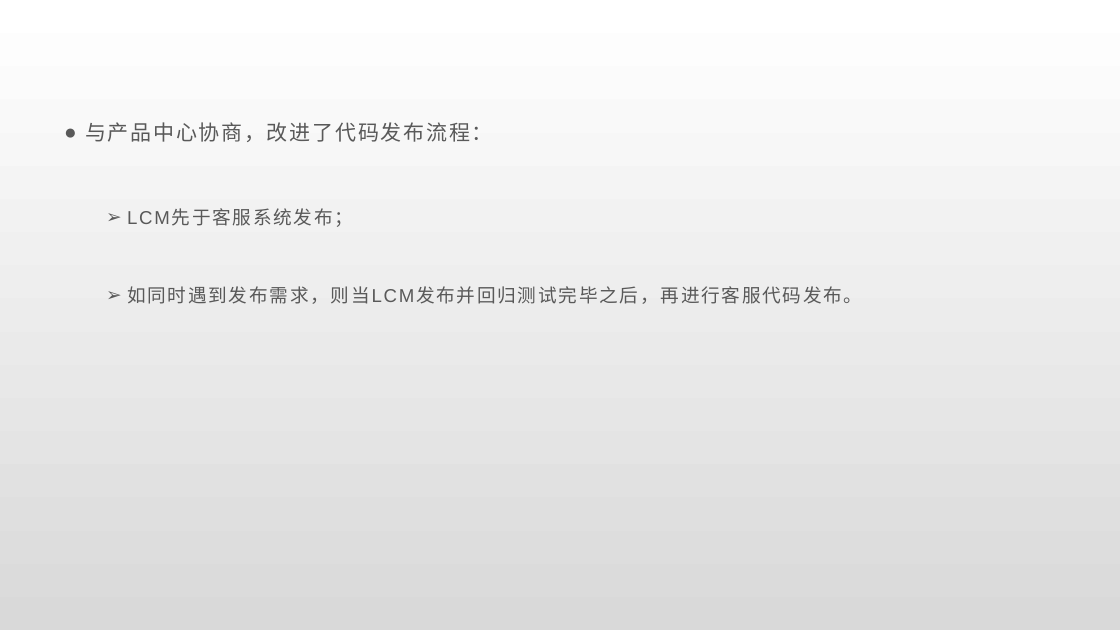
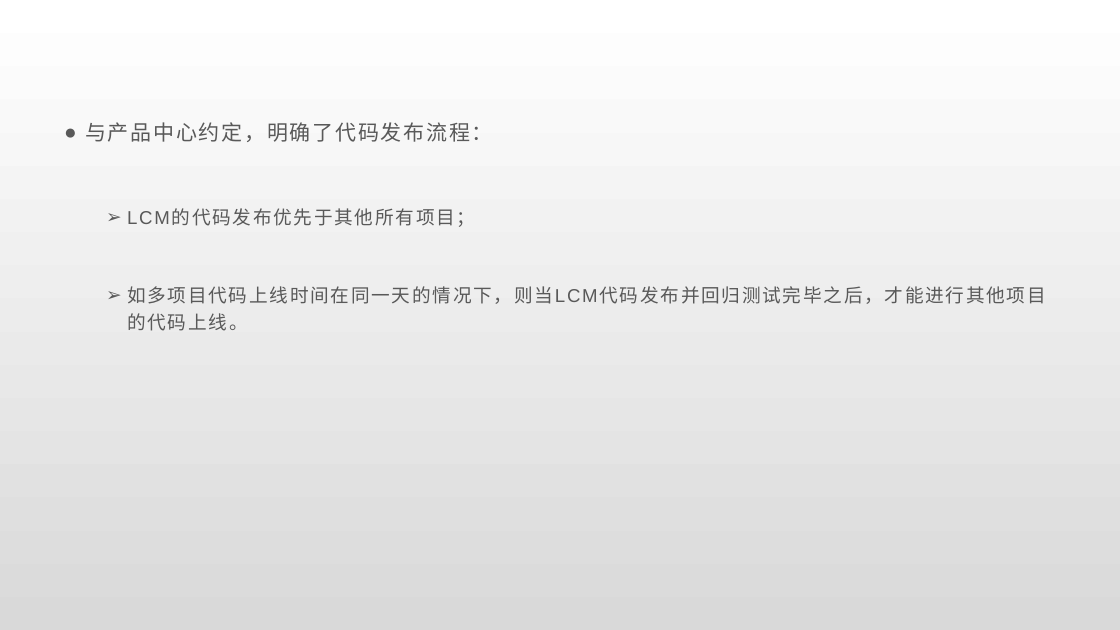
Before and after one commit to Rexixe1993/JavaScriptLesson, a slide deck: slide 12 of 全球版灌篮OBT复盘总结.pptx. Drawn at 1120x630 pixels with LibreOffice and Linux fonts; fonts in the diff are those of the drawing. Boxes give left, top, right and bottom in pixels: in the first picture for what was removed or moved away, otherwise in the second. Text is boxed around its words. In the diff, an @@ line names an element or a change of style, - is before the commit and + after.

```diff
--- a/全球版灌篮OBT复盘总结.pptx
+++ b/全球版灌篮OBT复盘总结.pptx
@@ text at [85, 122, 1046, 331]: text changed @@
-● 与产品中心协商，改进了代码发布流程：
-  ➢ LCM先于客服系统发布；
-  ➢ 如同时遇到发布需求，则当LCM发布并回归测试完毕之后，再进行客服代码发布。
+● 与产品中心约定，明确了代码发布流程：
+  ➢ LCM的代码发布优先于其他所有项目；
+  ➢ 如多项目代码上线时间在同一天的情况下，则当LCM代码发布并回归测试完毕之后，才能进行其他项目的代码上线。
```
Also in this commit, not shown: 9 other slides changed, 2 slides added, 2 slides removed.
